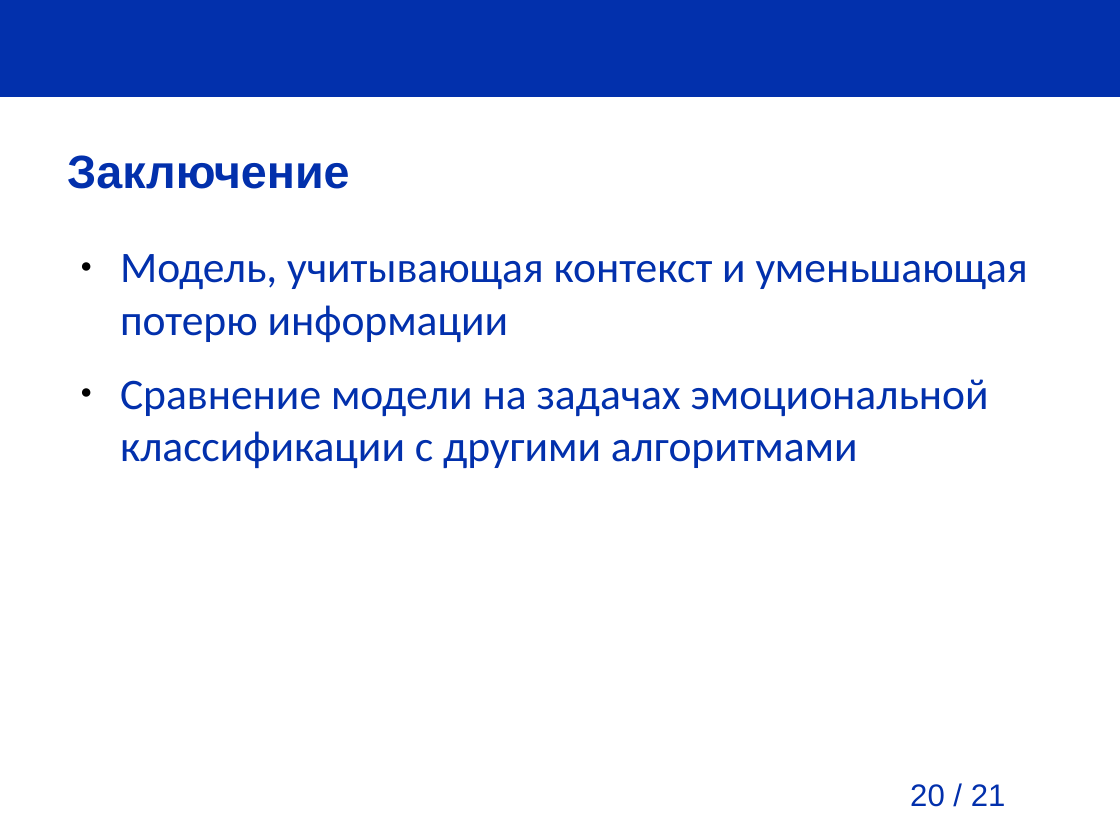
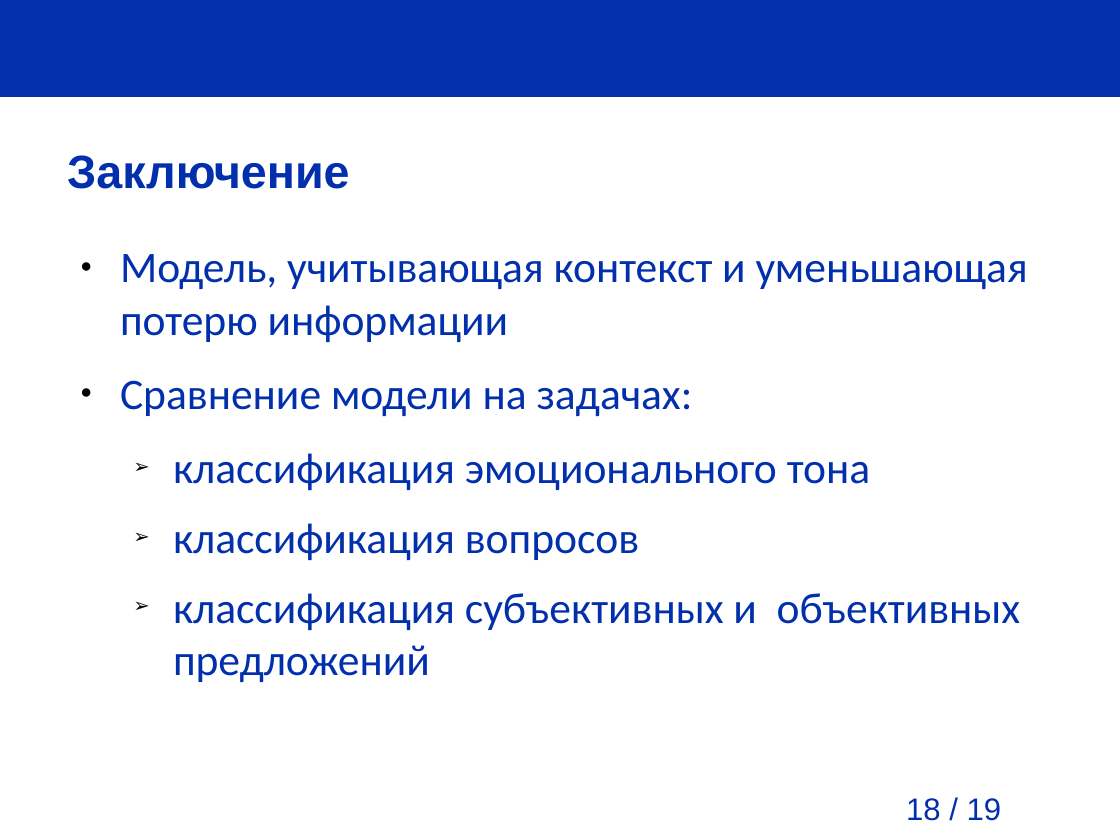
Before and after one commit to pva701/bachelor-thesis, a slide deck: slide 18 of presentation/presentation.odp (slide 20 before the commit). Drawn at 1120x840 pixels with LibreOffice and Linux fonts; fonts in the diff are those of the drawing; background and template pictures are left out. Boxes give left, top, right and bottom in pixels: in the first picture for what was removed or moved away, otherwise in the second. Text is boxed around its words. In the diff, an @@ line names an element or a change of style, - is before the commit and + after.

```diff
--- a/presentation/presentation.odp
+++ b/presentation/presentation.odp
@@ text at [120,380,1021,682]: text changed @@
-● Сравнение модели на задачах эмоциональной классификации с другими алгоритмами
+● Сравнение модели на задачах:
+  ➢ классификация эмоционального тона
+  ➢ классификация вопросов
+  ➢ классификация субъективных и объективных предложений
@@ page number added at [906,798,1002,821], 20 pt, text #0230AC @@
+18 / 19
@@ page number removed at [910,784,1006,807] @@
-20 / 21
```
Also in this commit, not shown: 14 other slides changed, 7 slides added, 5 slides removed, 15 other files.
